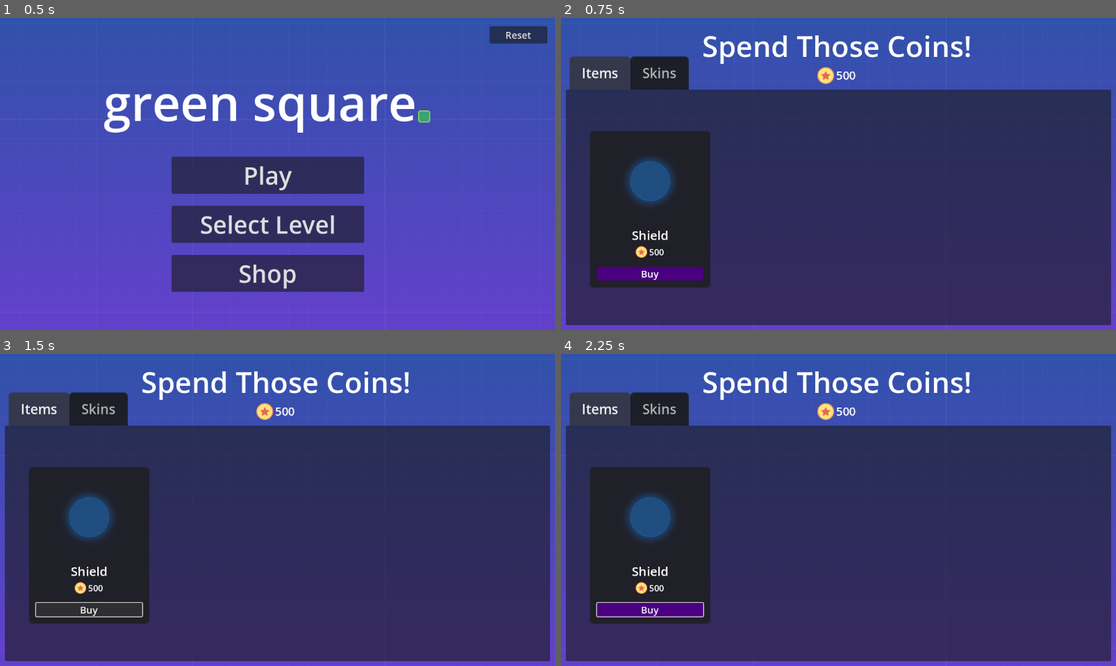
Above: before the commit, frames 1-4 (two rows, left to right).
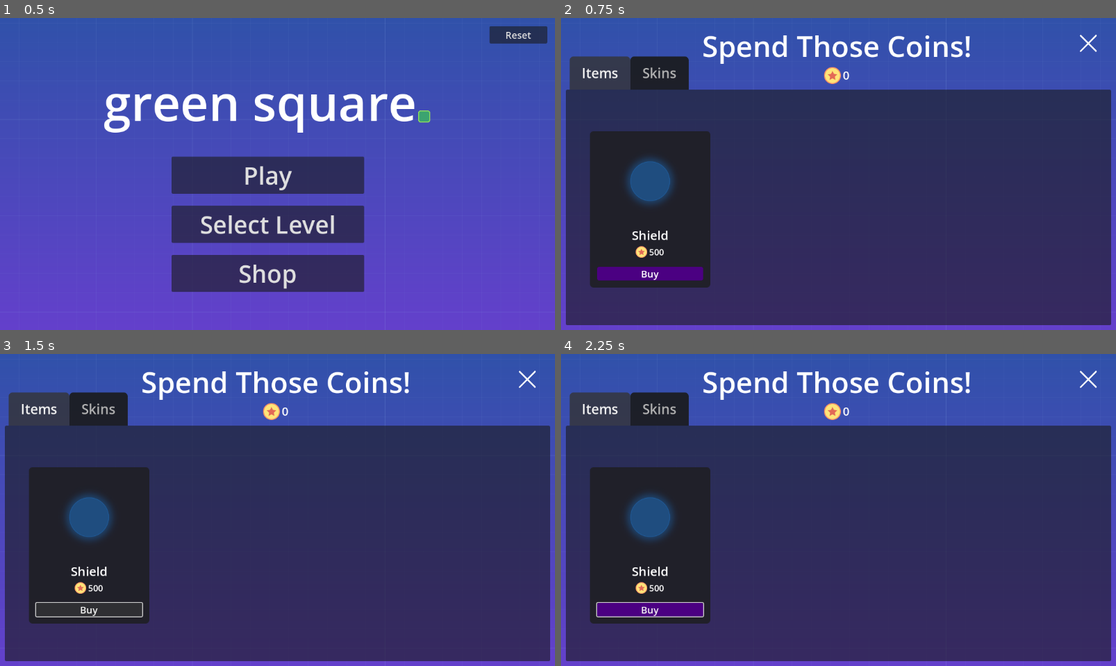
Above: after the commit, the same moments.

Repository: Aoshua/Geometric-2D-Platformer
Game: Godot game, scene res://src/ui/menus/main_menu.tscn
The game is run twice, just before and just after one commit, with the same random seed, the same clock (stepped at 60 frames per second) and the same inputs. Sound files missing from this copy of the repository are replaced by a short silence.
Inputs (mouse positions are in pixels of both pictures, inside the frame that each line leads up to):
- Up to frame 1 (0.5 s): no input
- Up to frame 2 (0.75 s): click "Shop" at 0.5 s
- Up to frame 3 (1.5 s): click "Buy" at 1.25 s
- Up to frame 4 (2.25 s): tap Enter at 2 s; move the mouse to (960, 494) at 2.02 s; hold D (move_right) from 2.03 s (still down); click (960, 494) at 2.17 s

Frame 1 is identical in both runs. In frame 2, 0.3% of the frame differs, in the area x 46-97%, y 5-22%; in frame 3, 0.3%; in frame 4, 0.3%.

Commit message:
#6 broken close btn 😅

Diff:
--- a/project.godot
+++ b/project.godot
@@ -19,6 +19,7 @@
 
 Global="*res://src/global.gd"
 MusicManager="*res://src/music_manager.gd"
+Formatters="*res://src/formatters.gd"
 
 [editor_plugins]
 
--- a/src/actors/player.gd
+++ b/src/actors/player.gd
@@ -26,7 +26,7 @@
 
 
 func update_coin_label():
-	%CoinsLabel.text = "Coins: " + str(current_coins).pad_zeros(3)
+	%CoinsLabel.text = "Coins: " + str(current_coins).pad_zeros(4)
 
 
 func update_shield_ui(showShield: bool):
--- /dev/null
+++ b/src/formatters.gd
@@ -0,0 +1,14 @@
+extends Node
+
+
+func format_number_with_commas(num):
+	var string_num = str(num)
+	var mod = string_num.length() % 3
+	var result = ""
+
+	for i in range(0, string_num.length()):
+		if i != 0 && (i - mod) % 3 == 0:
+			result += ","
+		result += string_num[i]
+
+	return result
--- a/src/ui/menus/shop.gd
+++ b/src/ui/menus/shop.gd
@@ -1,40 +1,9 @@
 extends CanvasLayer
 
-#func _ready():
-	#set_scroll_container_dimensions()
+func _ready():
+	%CurrentCoinsLabel.text = Formatters.format_number_with_commas(Global.coins)
 
 
-func set_scroll_container_dimensions():
-	# Get references to containers
-	var scroll_container = $TabContainer/Items/ScrollContainer
-	var hbox = $TabContainer/Items/ScrollContainer/ItemsGrid
-
-	# Make ScrollContainer fill the tab area
-	scroll_container.anchor_left = 0
-	scroll_container.anchor_top = 0
-	scroll_container.anchor_right = 1
-	scroll_container.anchor_bottom = 1
-	scroll_container.offset_left = 0
-	scroll_container.offset_top = 0
-	scroll_container.offset_right = 0
-	scroll_container.offset_bottom = 0
-
-	# Important: Enable size flags to expand
-	scroll_container.size_flags_horizontal = Control.SIZE_FILL
-	scroll_container.size_flags_vertical = Control.SIZE_FILL
-
-	# Set up the HBoxContainer with margins
-	hbox.anchor_left = 0
-	hbox.anchor_top = 0
-	hbox.anchor_right = 1
-	hbox.anchor_bottom = 1
-
-	# Apply the 15px offset around all sides
-	hbox.offset_left = 15
-	hbox.offset_top = 15
-	hbox.offset_right = -15
-	hbox.offset_bottom = -15
-
-	# Make HBoxContainer expand to fill the ScrollContainer
-	hbox.size_flags_horizontal = Control.SIZE_FILL
-	hbox.size_flags_vertical = Control.SIZE_FILL
+func _on_touch_screen_button_pressed():
+	get_tree().change_scene_to_file("res://src/ui/menus/main_menu.tscn")
+	queue_free()
--- a/src/ui/menus/shop.tscn
+++ b/src/ui/menus/shop.tscn
@@ -1,12 +1,16 @@
-[gd_scene load_steps=10 format=3 uid="uid://edh5q37jsym4"]
+[gd_scene load_steps=12 format=3 uid="uid://edh5q37jsym4"]
 
 [ext_resource type="Script" path="res://src/ui/menus/shop.gd" id="1_0tgnb"]
 [ext_resource type="Texture2D" uid="uid://b7n1ifr3tdfcc" path="res://assets/background.png" id="2_pyi5n"]
 [ext_resource type="Texture2D" uid="uid://dbugxyfskhd5a" path="res://assets/force-field.png" id="3_6ovbw"]
 [ext_resource type="Texture2D" uid="uid://dxpfsxh0is0gx" path="res://assets/coin.png" id="4_coin"]
+[ext_resource type="Texture2D" uid="uid://cqw7il6drpl5" path="res://assets/buttons/x_mark.png" id="4_n104a"]
 
 [sub_resource type="Theme" id="Theme_hek2r"]
 default_font_size = 102
+
+[sub_resource type="CircleShape2D" id="CircleShape2D_a1p0b"]
+radius = 233.4
 
 [sub_resource type="StyleBoxFlat" id="StyleBoxFlat_o8w5j"]
 content_margin_left = 25.0
@@ -42,7 +46,7 @@
 
 [node name="Shop" type="CanvasLayer"]
 script = ExtResource("1_0tgnb")
-metadata/_edit_vertical_guides_ = [1140.0, 570.0]
+metadata/_edit_vertical_guides_ = [1154.0, 577.0]
 metadata/_edit_horizontal_guides_ = [-200.0]
 
 [node name="TextureRect" type="TextureRect" parent="."]
@@ -82,6 +86,7 @@
 horizontal_alignment = 1
 
 [node name="CoinsContainer" type="HBoxContainer" parent="Header"]
+layout_mode = 0
 offset_left = -40.0
 offset_top = 86.0
 offset_right = 41.0
@@ -96,10 +101,26 @@
 stretch_mode = 5
 
 [node name="CurrentCoinsLabel" type="Label" parent="Header/CoinsContainer"]
+unique_name_in_owner = true
 layout_mode = 2
 theme_override_font_sizes/font_size = 24
 text = "500"
 vertical_alignment = 1
+
+[node name="Control" type="Control" parent="."]
+layout_mode = 3
+anchors_preset = 1
+anchor_left = 1.0
+anchor_right = 1.0
+offset_left = -40.0
+offset_bottom = 40.0
+grow_horizontal = 0
+
+[node name="TouchScreenButton" type="TouchScreenButton" parent="Control"]
+position = Vector2(-35, 35)
+scale = Vector2(0.22, 0.22)
+texture_normal = ExtResource("4_n104a")
+shape = SubResource("CircleShape2D_a1p0b")
 
 [node name="TabContainer" type="TabContainer" parent="."]
 anchors_preset = 15
@@ -247,3 +268,5 @@
 offset_right = 108.0
 offset_bottom = 48.0
 text = "Ninja"
+
+[connection signal="pressed" from="Control/TouchScreenButton" to="." method="_on_touch_screen_button_pressed"]
Binary file added: assets/buttons/x_mark.png
Not shown, added: assets/buttons/x_mark.png.import
